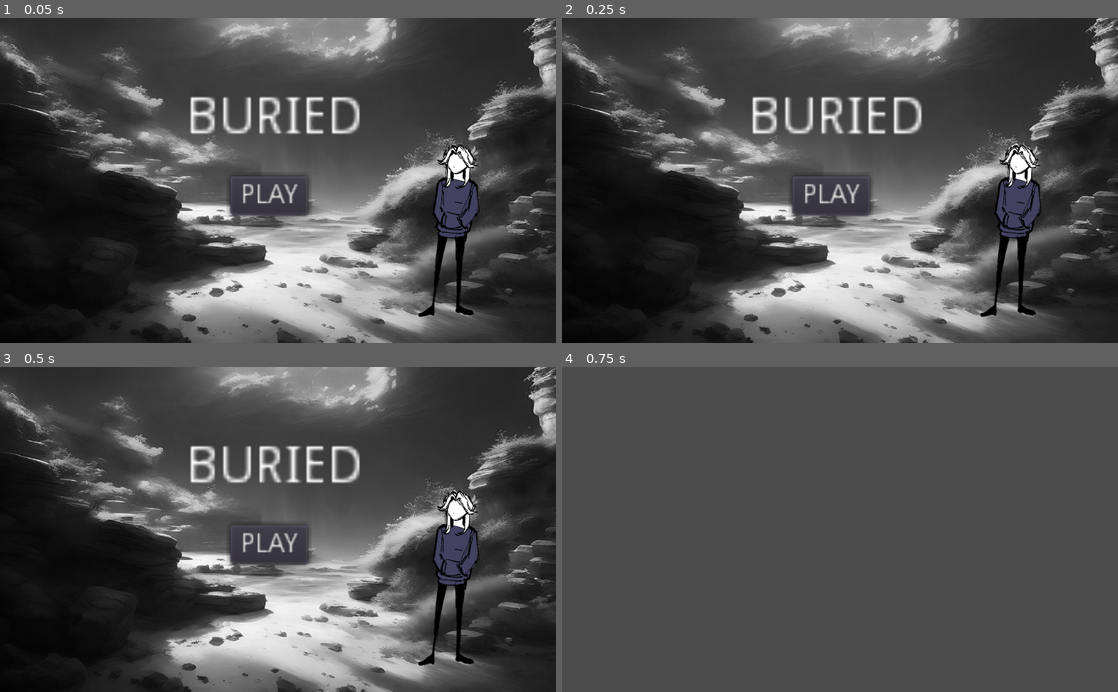
Above: before the commit, frames 1-4 (two rows, left to right).
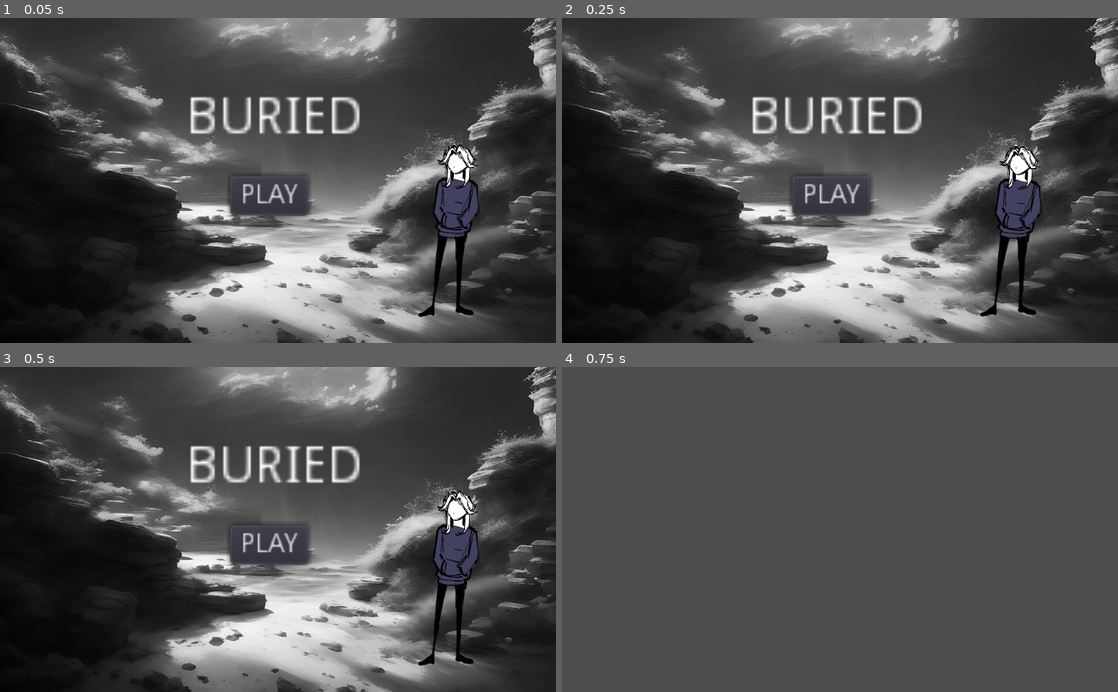
Above: after the commit, the same moments.

Repository: ShelfMaster27/Poolesville-Hacks-2023
Game: Godot game, scene res://Buried.tscn
The game is run twice, just before and just after one commit, with the same random seed, the same clock (stepped at 60 frames per second) and the same inputs.
Inputs:
- Up to frame 1 (0.05 s): no input
- Up to frame 2 (0.25 s): no input
- Up to frame 3 (0.5 s): no input
- Up to frame 4 (0.75 s): click "PLAY" at 0.5 s

Frame 1 is identical in both runs. In frame 2, 0.6% of the frame differs, in the area x 75-87%, y 38-93%; in frame 3, nothing differs; in frame 4, nothing differs.
Error before the commit: Invalid get index 'current' (on base: 'null instance'). (res://World.gd:17)
Error after the commit: Invalid set index 'current' (on base: 'null instance') with value of type 'bool'. (res://World.gd:17)

Commit message:
clean up + removing double =

Diff:
--- a/Player.tscn
+++ b/Player.tscn
@@ -35,30 +35,30 @@
 "name": "Down Idle",
 "speed": 20.0
 }, {
-"frames": [  ],
-"loop": true,
-"name": "Up Idle",
-"speed": 5.0
-}, {
 "frames": [ ExtResource( 15 ), ExtResource( 15 ), ExtResource( 8 ), ExtResource( 8 ), ExtResource( 11 ), ExtResource( 1 …(340 unchanged characters)…
 "loop": true,
 "name": "Punch",
 "speed": 25.0
 }, {
-"frames": [ ExtResource( 19 ), ExtResource( 18 ), ExtResource( 16 ), ExtResource( 17 ) ],
+"frames": [ ExtResource( 19 ) ],
 "loop": true,
-"name": "Right_Left",
-"speed": 7.0
+"name": "Right_Left Idle",
+"speed": 5.0
 }, {
 "frames": [  ],
 "loop": true,
 "name": "Up",
 "speed": 5.0
 }, {
-"frames": [ ExtResource( 19 ) ],
+"frames": [  ],
 "loop": true,
-"name": "Right_Left Idle",
+"name": "Up Idle",
 "speed": 5.0
+}, {
+"frames": [ ExtResource( 19 ), ExtResource( 18 ), ExtResource( 16 ), ExtResource( 17 ) ],
+"loop": true,
+"name": "Right_Left",
+"speed": 7.0
 } ]
 
 [node name="Player" type="KinematicBody2D"]
@@ -76,7 +76,7 @@
 scale = Vector2( 0.0640491, 0.0528142 )
 frames = SubResource( 2 )
 animation = "Right_Left"
-frame = 2
+frame = 3
 playing = true
 
 [node name="Position2D" type="Position2D" parent="."]
--- a/Title.tscn
+++ b/Title.tscn
@@ -32,7 +32,7 @@
 scale = Vector2( 0.60116, 0.520786 )
 frames = SubResource( 1 )
 animation = "Down Idle"
-frame = 14
+frame = 12
 playing = true
 flip_h = true
 
--- a/World.gd
+++ b/World.gd
@@ -11,10 +11,10 @@
 	var map_limits
 	var map_cellsize
 	var cam = player.get_node("Camera2D")
-	var title_cam = get_node("Menu Background/Camera2D")
+	var title_cam = get_node("Menu Background/Camera2D") #Menu Background/Camera2D
 
-	cam.current == false
-	title_cam.current == true
+	cam.current = false
+	title_cam.current = true
 
 	if curr_scene.get_name() == "Title":
 		player.visible = false
